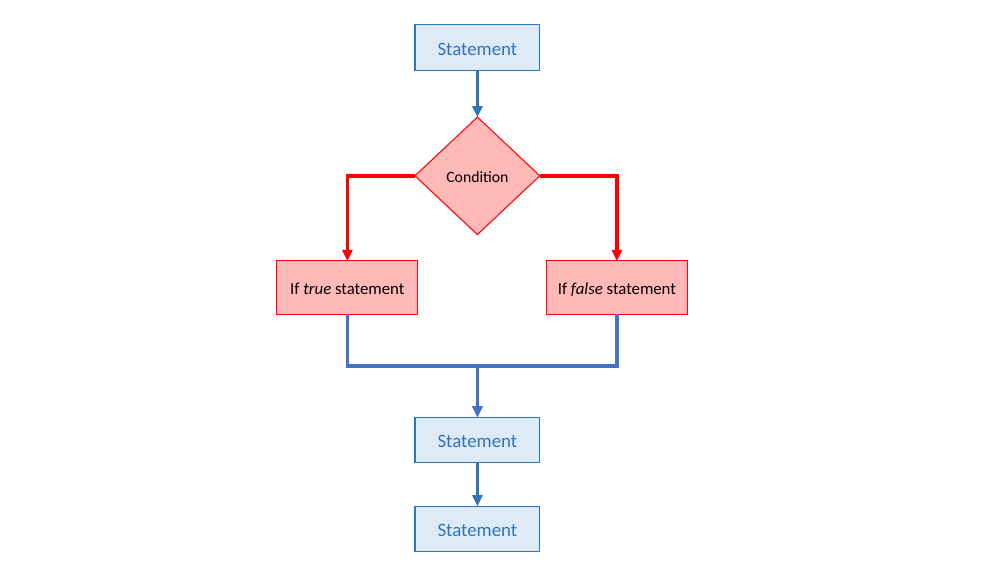
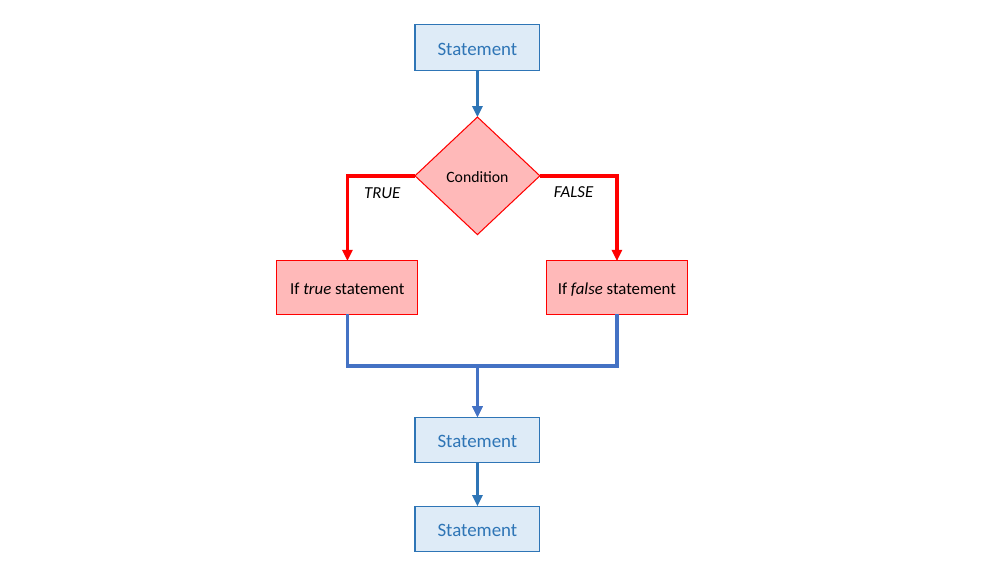
Before and after one commit to Diego-Ibarra/biol3782, a slide deck: slide 2 of week7/diagrams.pptx. Drawn at 1008x567 pixels with LibreOffice and Linux fonts; fonts in the diff are those of the drawing. Boxes give left, top, right and bottom in pixels: in the first picture for what was removed or moved away, otherwise in the second. Text is boxed around its words. In the diff, an @@ line names an element or a change of style, - is before the commit and + after.

```diff
--- a/week7/diagrams.pptx
+++ b/week7/diagrams.pptx
@@ text added at box(364, 187, 400, 198), 16 pt, text #000000, italic @@
+TRUE
@@ text added at box(554, 186, 593, 197), 16 pt, text #000000, italic @@
+FALSE
```
Also in this commit, not shown: 3 slides added, 9 other files.
